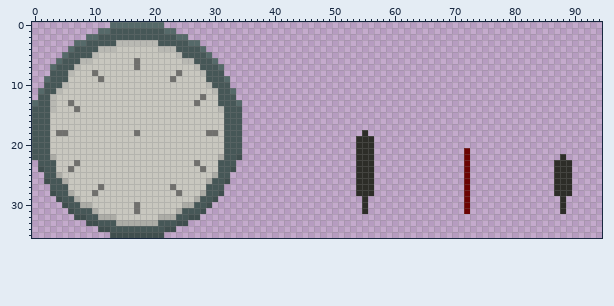
A pixel-art file gets an edit: Assets/art/test/Clock.aseprite. Above, as it was before the edit.
95x36 pixels, 1 frame.
The same view after the edit:
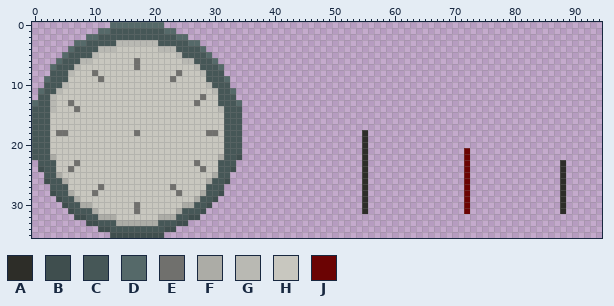
Palette (. is transparent): A #2d2d28  B #3f4e4e  C #465757  D #556969  E #70706d  F #acaca6  G #b9b9b3  H #c8c7bf  J #6b0303
The edit:
Layer "Hands":
y 19..21: x 54 A -> .; x 56 A -> .
y 22: x 54 A -> .; x 56 A -> .; x 88 A -> .
y 23..28: x 54 A -> .; x 56 A -> .; x 87 A -> .; x 89 A -> .
Boxes around the changes in both pictures, in picture pixels (x1, y1, x2, y2):
erased: (356, 136, 374, 196)
erased: (554, 154, 572, 196)
